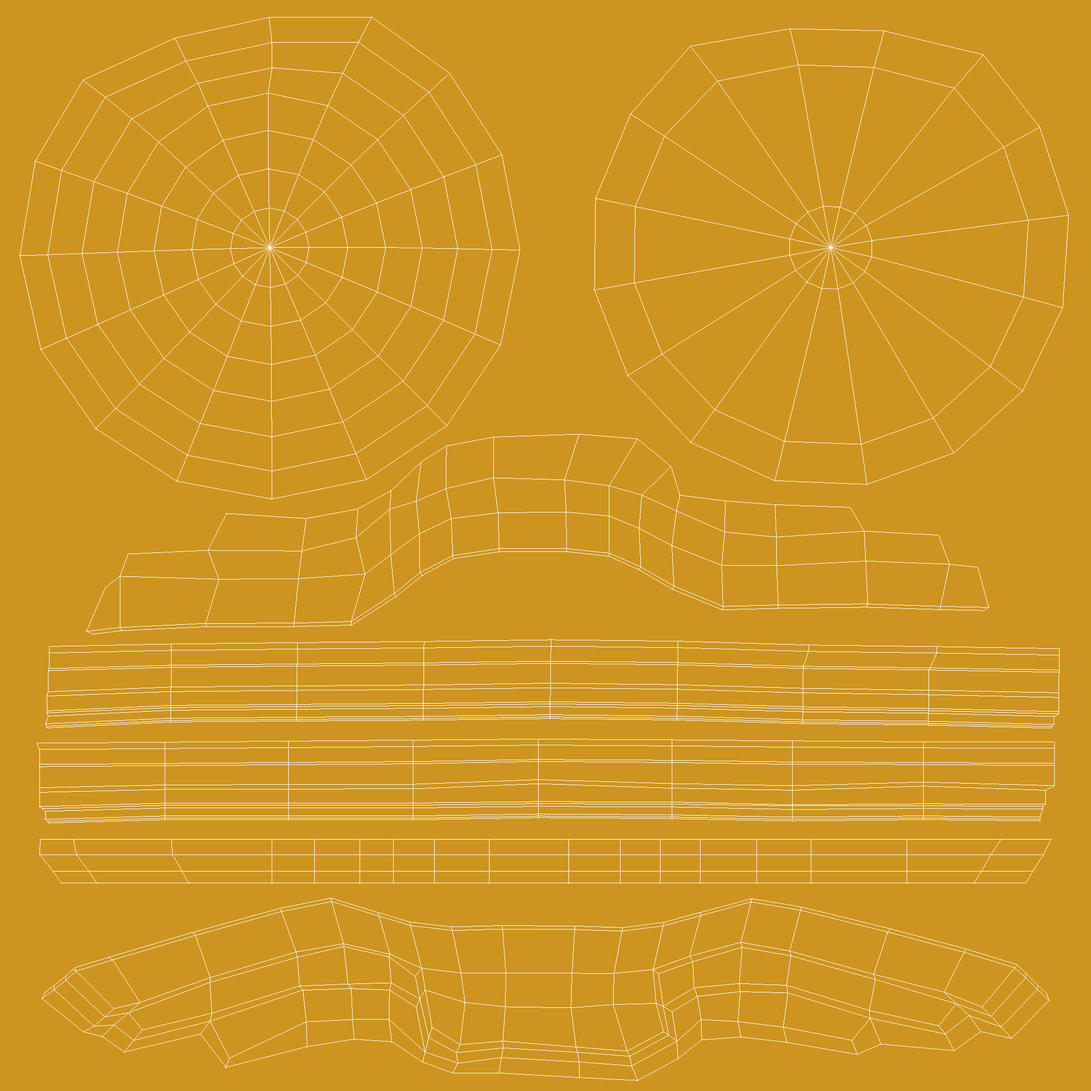
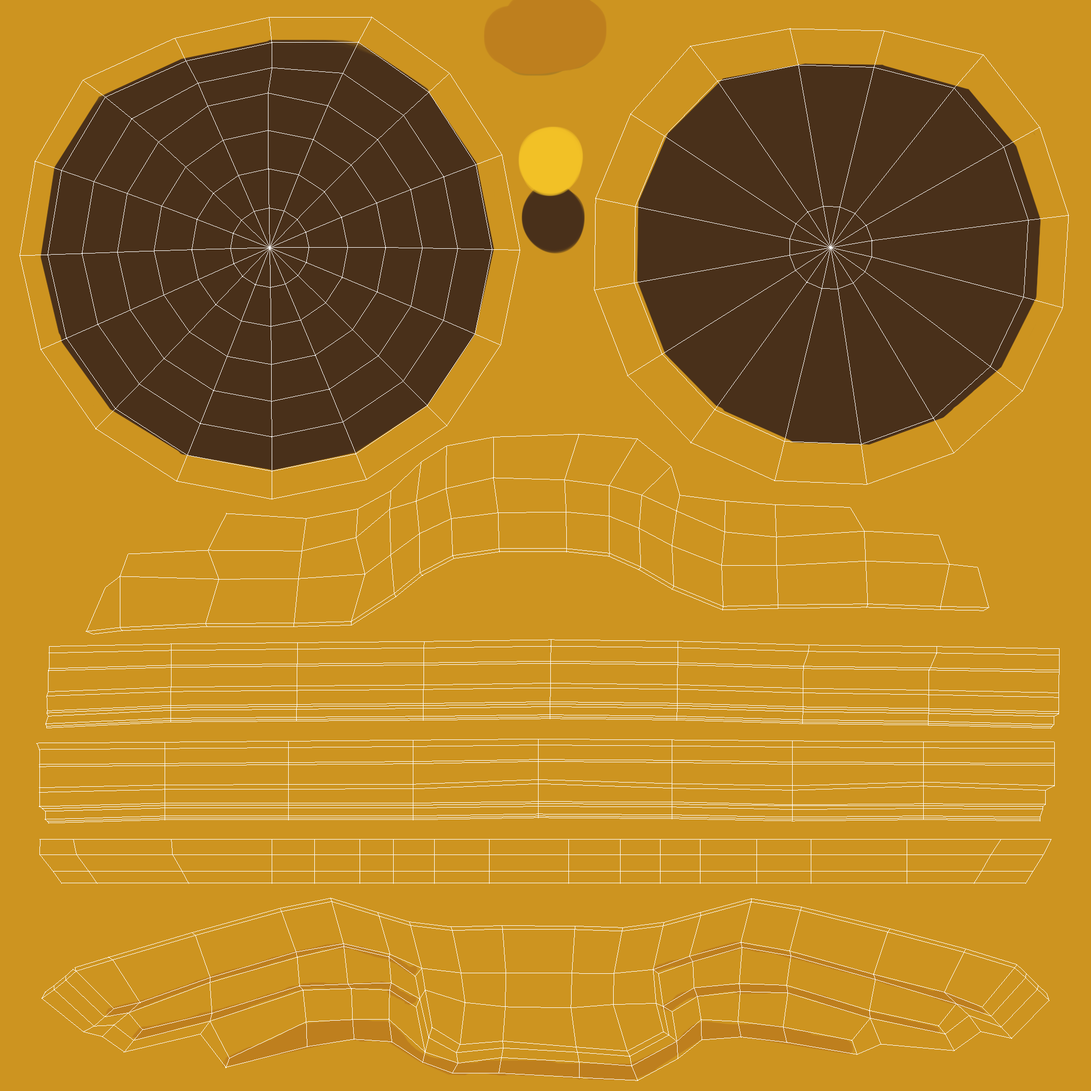
Comparing the layer stacks of the two (1091, 1091) images. Changes:
added layer "Color Palette" above "Guides" over [483, 0, 608, 255]
added layer "Layer 1" in group "Diffuse" over [106, 941, 986, 1081]
added layer "Detail Base" in group "Diffuse" over [40, 39, 1042, 472]
